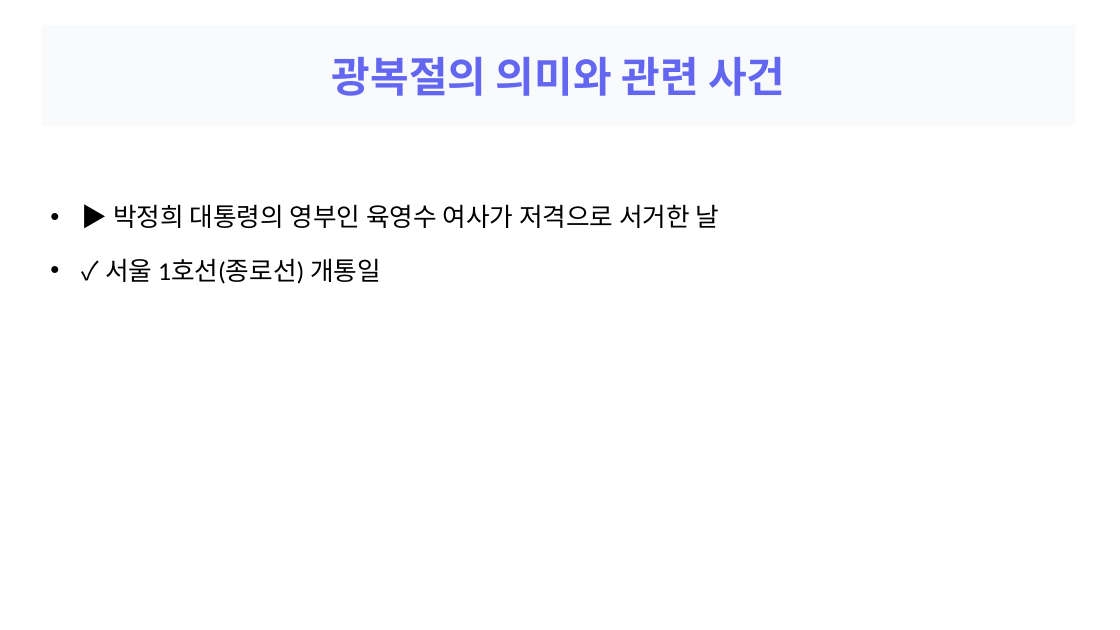
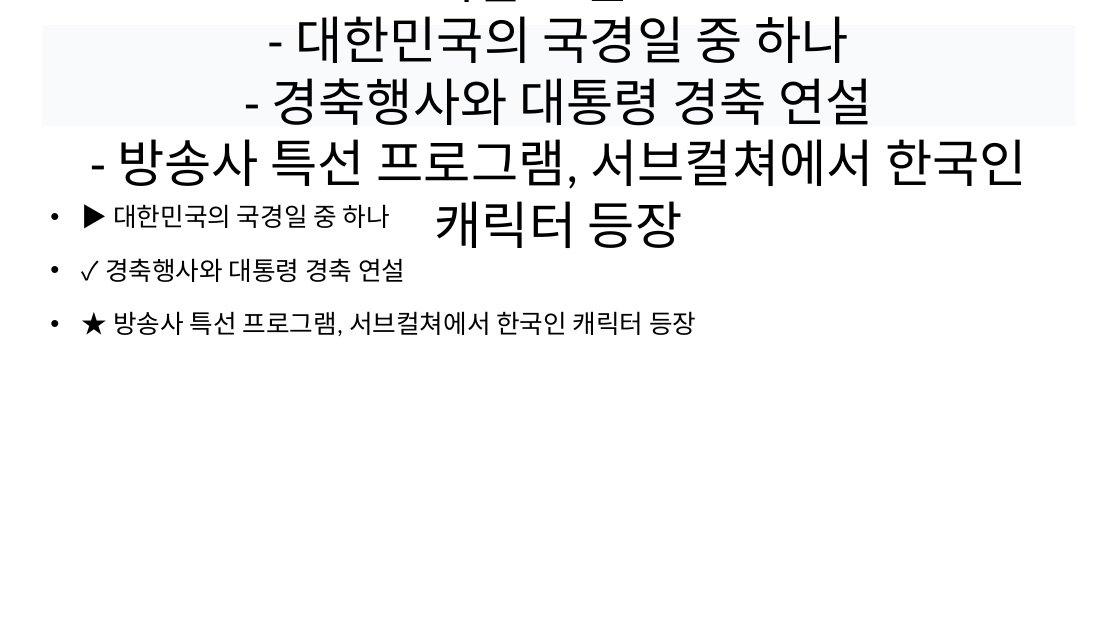
Before and after one commit to devna0111/FlowMate, a slide deck: slide 3 of uploads/pptx_sample.pptx. Drawn at 1120x630 pixels with LibreOffice and Linux fonts; fonts in the diff are those of the drawing. Boxes give left, top, right and bottom in pixels: in the first picture for what was removed or moved away, otherwise in the second. Text is boxed around its words. In the diff, an @@ line names an element or a change of style, - is before the commit and + after.

```diff
--- a/uploads/pptx_sample.pptx
+++ b/uploads/pptx_sample.pptx
@@ title at <box>117,16,1027,248</box>: text changed; size 36 to 44 pt; text colour #6366F1 to #000000; bold off @@
-광복절의 의미와 관련 사건
+광복절의 문화적 의미
+핵심 포인트:
+- 대한민국의 국경일 중 하나
+- 경축행사와 대통령 경축 연설
+- 방송사 특선 프로그램, 서브컬쳐에서 한국인 캐릭터 등장
@@ text at <box>105,204,696,336</box>: text changed @@
-• ▶ 박정희 대통령의 영부인 육영수 여사가 저격으로 서거한 날
-• ✓ 서울 1호선(종로선) 개통일
+• ▶ 대한민국의 국경일 중 하나
+• ✓ 경축행사와 대통령 경축 연설
+• ★ 방송사 특선 프로그램, 서브컬쳐에서 한국인 캐릭터 등장
```
Also in this commit, not shown: 4 other slides changed, 3 slides added, 2 slides removed, 14 other files.
